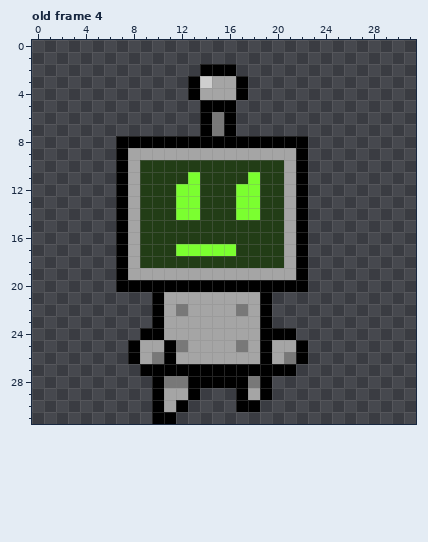
Edited in one commit: pixel-art file (_diagrams/NPCs.aseprite). That is the earlier state.
32x32 pixels, 4 frames. Shown: old frame 4. The commit also changed other frames, which this record leaves out.
Once edited:
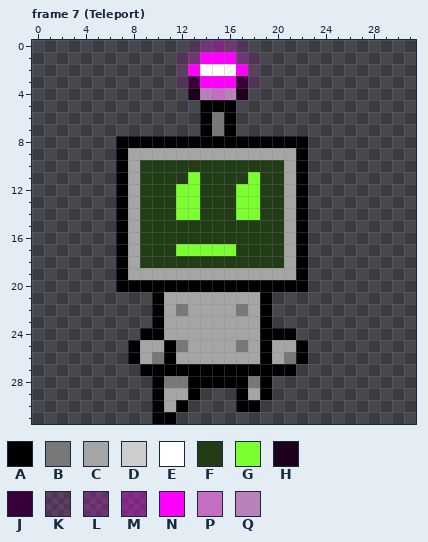
Palette (. is transparent): A #000000  B #787878  C #a5a5a5  D #cecece  E #ffffff  F #223d16  G #7bff30  H #1c001c  J #380038  K #ff00fe1c  L #ff00fe38  M #ff00fe55  N #ff00fe  P #c36ec3  Q #b981b9
A new or re-ordered frame is compared with the old frame closest to it.
Diff:
frames 4 -> 28
layer "Purple" added
Frame 7 (Teleport) is new; against old frame 4, layer "Purple":
The author changed colour A to colour E in row 2 at x 14 to 16.
The author changed colour A to colour H in row 4 at x 13 and 17.
The author changed colour A to colour J in row 3 at x 13 and 17.
Colour K now appears in row 0 at x 13 and 17; in rows 1 to 3 at x 12 and 18.
Colour L now appears in row 0 at x 14 and 16; in row 1 at x 13 and 17.
Colour M now appears in row 0 at x 15.
Colour N now appears in row 1 at x 14 to 16; in row 2 at x 13 and 17.
The author changed colour C to colour N in row 3 at x 15 to 16.
The author changed colour D to colour N in row 3 at x 14.
The author changed colour C to colour P in row 4 at x 15.
The author changed colour C to colour Q in row 4 at x 14 and 16.
Boxes around the changes in both pictures, in picture pixels (x1, y1, x2, y2):
changed: (176, 40, 260, 100)
